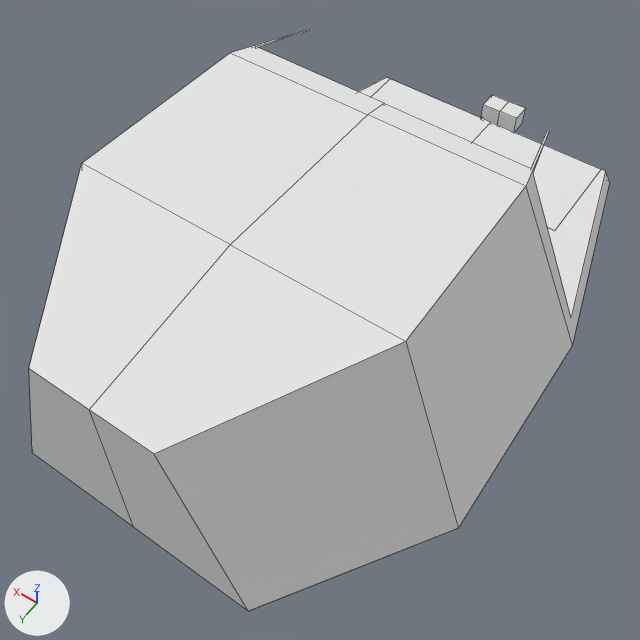
What one commit did to the Blender file symetry.blend.
One viewpoint serves both versions: a camera (50 mm lens) standing at (-28.3, 73.5, 62.6) and looking at (-1.8, 36.3, 4.1). Arrows for +X, +Y and +Z are at lower left; the lights stay in place. Mesh edges are drawn as thin lines.

The first picture shows 'Cube', 'extern'.
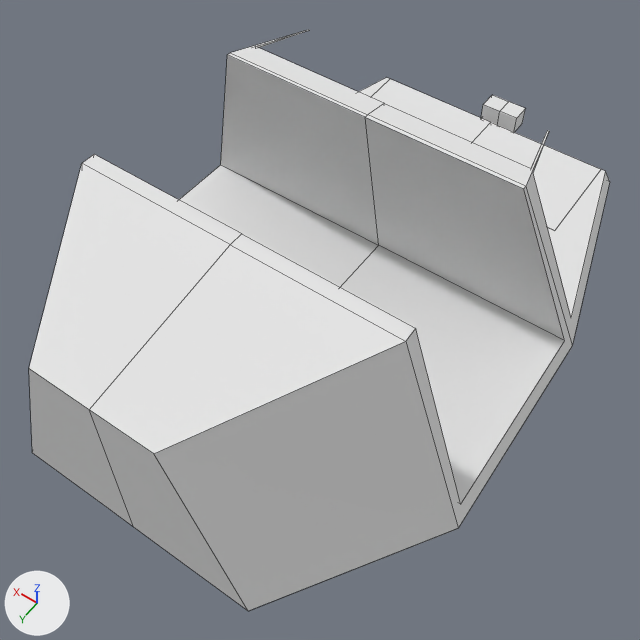
Scene script edits in JSON lines:
```json
{"op": "add", "block": "me_cube_008", "code": ["me_cube_008 = bpy.data.meshes.new('Cube.008')", "me_cube_008.from_pydata([(-25.9, -33.9, 0.7), (-25.9, -15.5, 0.7), (0.0, -15.5, 0.7), (0.0, -33.9, 0.7), (-25.9, -30.4, 18.1), (-25.9, -15.5, 18.1), (0.0, -15.5, 18.1), (0.0, -30.4, 18.1)], [], [(5, 6, 2, 1), (0, 4, 5, 1), (7, 4, 0, 3), (0, 1, 2, 3), (7, 6, 5, 4)])"]}
{"op": "remove", "block": "ob_extern", "code": "_m = ob_extern.modifiers.new('Boolean', 'BOOLEAN')"}
{"op": "add", "block": "ob_extern", "code": "_m = ob_extern.modifiers.new('side1_glass', 'BOOLEAN')"}
{"op": "add", "block": "ob_extern", "code": "_m = ob_extern.modifiers.new('Boolean', 'BOOLEAN')"}
{"op": "add", "block": "ob_extern", "code": "_m.object = ob_side2_cube"}
{"op": "add", "block": "ob_extern", "code": "_m.solver = 'FLOAT'"}
{"op": "add", "block": "ob_side2_cube", "code": ["ob_side2_cube = bpy.data.objects.new('side2_cube', me_cube_008)", "ob_side2_cube.location = (0.0, 58.35, 1.041)", "_m = ob_side2_cube.modifiers.new('Mirror', 'MIRROR')", "ob_side2_cube.hide_viewport = True"]}
```

Where the change shows, as pixel boxes [x1, y1, x2, y2] in the pictures (640 x 640 px):
```json
{"object": "extern", "change": "modifiers changed", "before": [29, 30, 610, 611], "after": [29, 30, 610, 611]}
```
